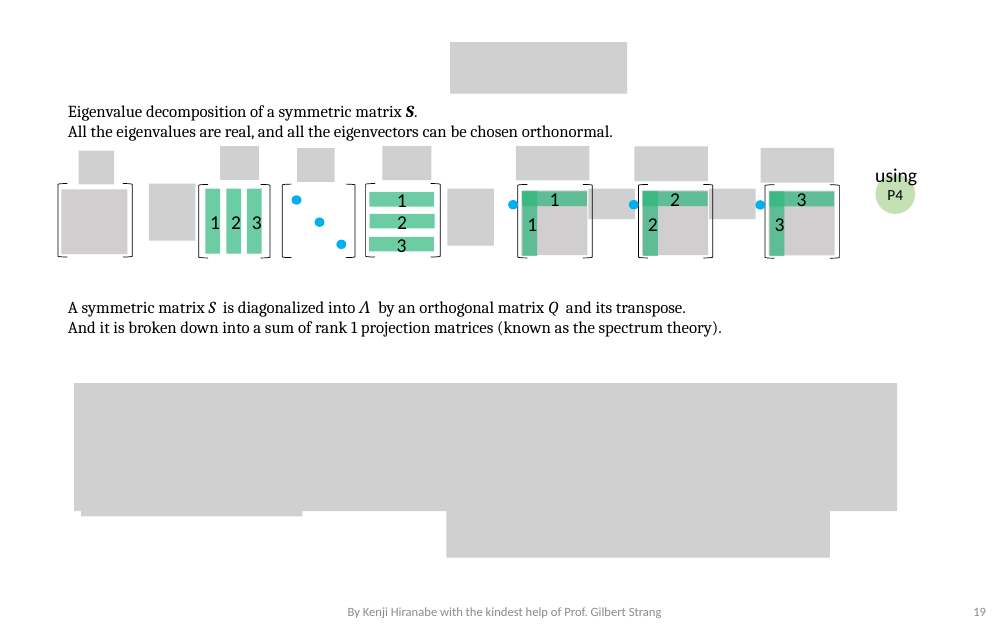
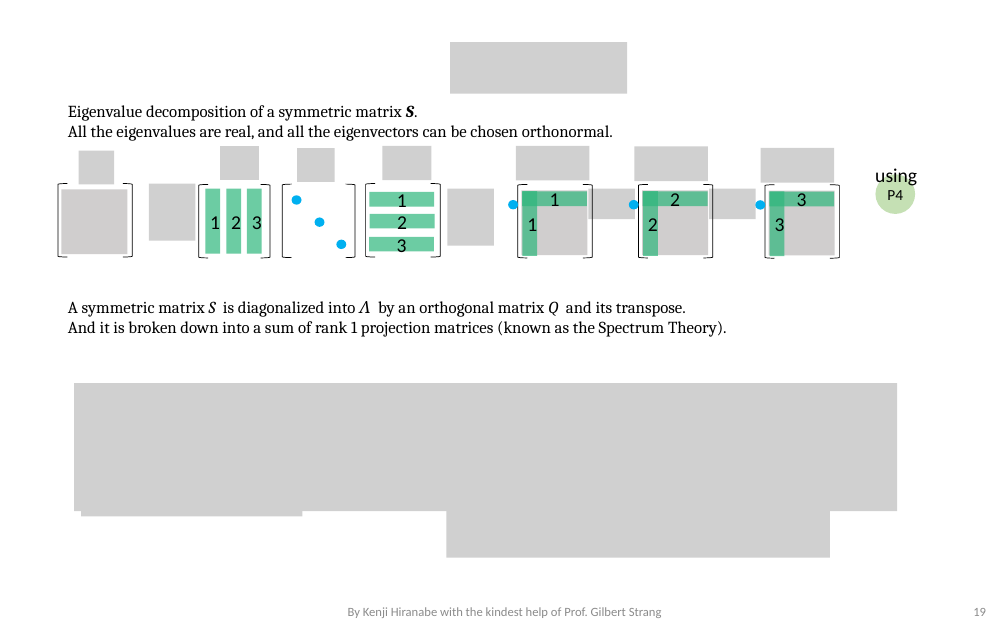
Before and after one commit to kenjihiranabe/The-Art-of-Linear-Algebra, a slide deck: slide 19 of Graphic-Notes-on-LA4E-v1.1.pptx. Drawn at 1008x630 pixels with LibreOffice and Linux fonts; fonts in the diff are those of the drawing; grey boxes stand for pictures; background and template pictures are left out. Boxes give left, top, right and bottom in pixels: in the first picture for what was removed or moved away, otherwise in the second. Text is boxed around its words. In the diff, an @@ line names an element or a change of style, - is before the commit and + after.

```diff
--- a/Graphic-Notes-on-LA4E-v1.1.pptx
+++ b/Graphic-Notes-on-LA4E-v1.1.pptx
@@ text at (x1=68, y1=321, x2=727, y2=337): text changed @@
-And it is broken down into a sum of rank 1 projection matrices (known as the spectrum theory).
+And it is broken down into a sum of rank 1 projection matrices (known as the Spectrum Theory).
```
Also in this commit, not shown: 5 other slides changed, 31 other files.
